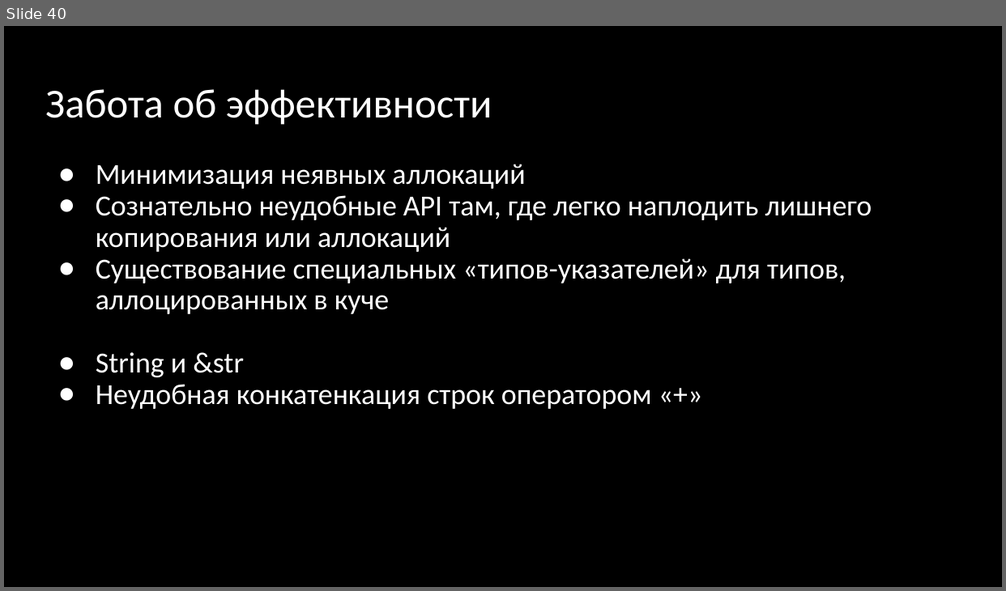
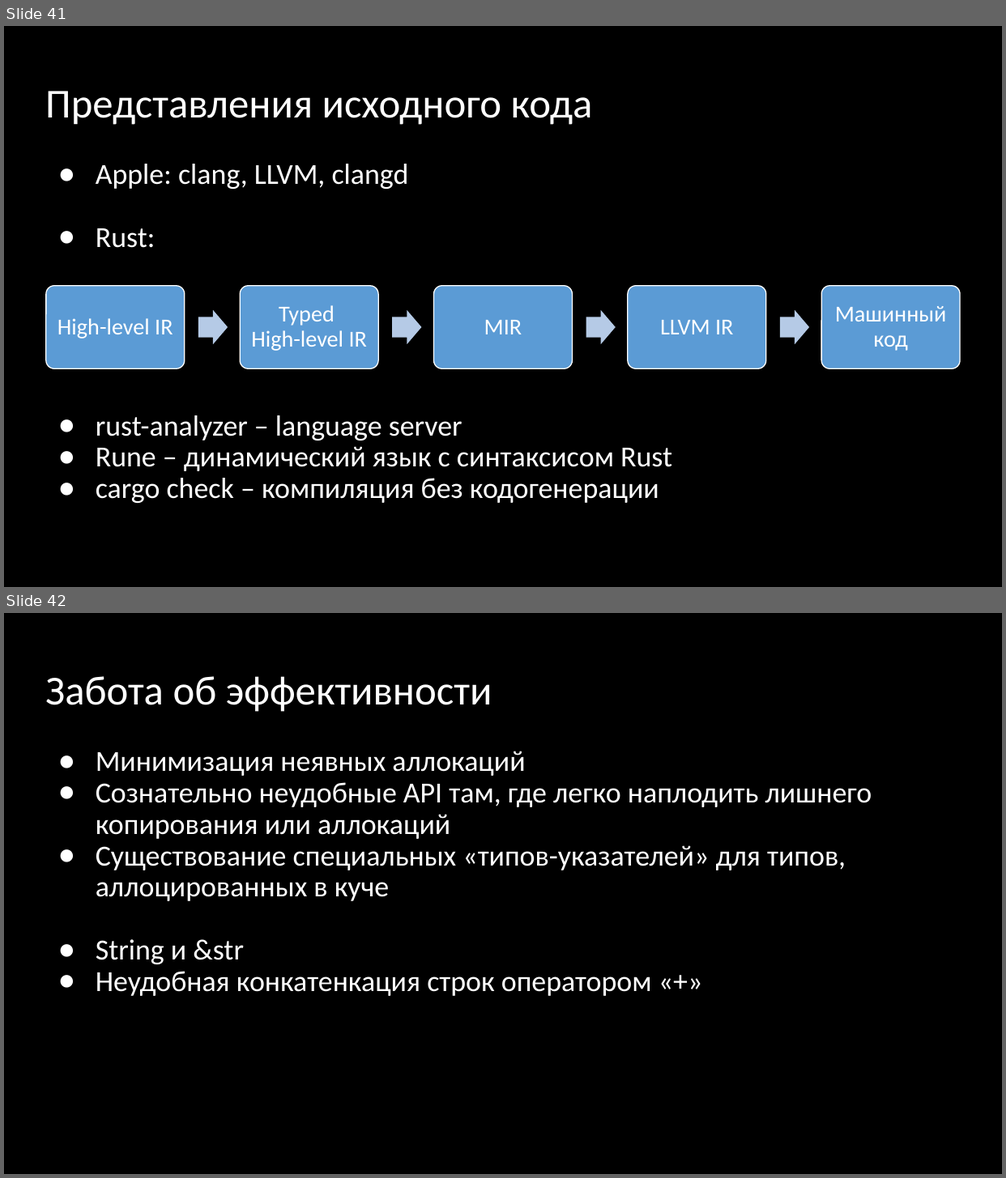
Before and after one commit to Gordon01/learn-rust, a slide deck: keynotes/Rust 2024.pptx. Shown one above the other, each under a label of ours: slide 40 before the commit, slides 41 and 42 after it. The pictures are 1006x591 and 1006x1178 pixels, drawn with LibreOffice and Linux fonts; fonts in the diff are those of the drawing. Boxes give left, top, right and bottom in pixels: in the first picture for what was removed or moved away, otherwise in the second. Text is boxed around its words. In the diff, an @@ line names an element or a change of style, - is before the commit and + after.

```diff
--- a/keynotes/Rust 2024.pptx
+++ b/keynotes/Rust 2024.pptx
@@ slide 41 added at [4,26,1002,587], background #000000 @@
@@ title added at [45,91,593,125], 39.6 pt, text #FFFFFF @@
+Представления исходного кода
@@ text added at [96,164,672,503], 28 pt, text #FFFFFF @@
+● Apple: clang, LLVM, clangd
+● Rust:
+● rust-analyzer – language server
+● Rune – динамический язык с синтаксисом Rust
+● cargo check – компиляция без кодогенерации
@@ group added at [46,286,960,369]: 5 rounded rectangles, 5 texts, 4 right arrows @@
+High-level IR
+Typed
+High-level IR
+MIR
+LLVM IR
+Машинный код
@@ what was slide 40 is now slide 42 @@
```
Also in this commit, not shown: 1 slide changed, 2 other slides added, 1 slide removed, 5 other files.
